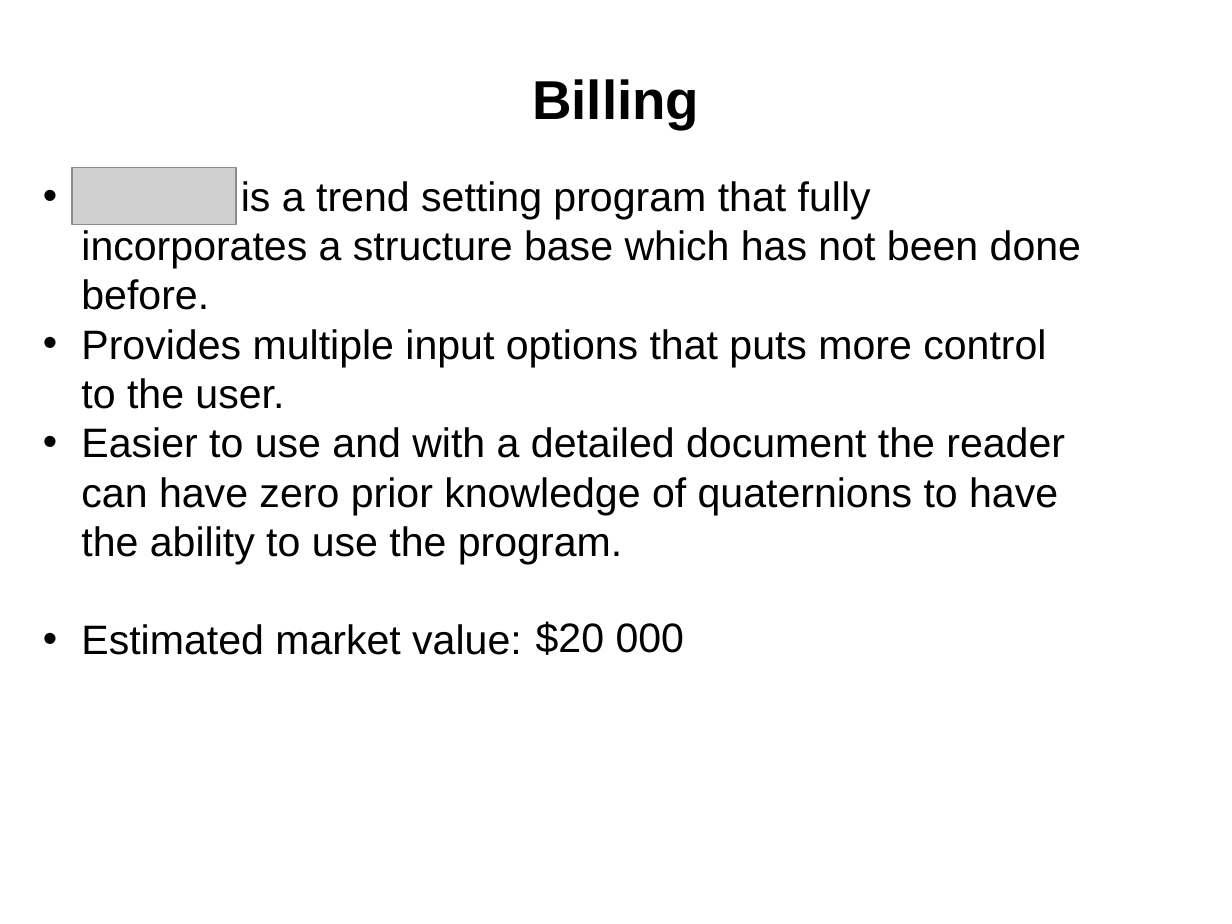
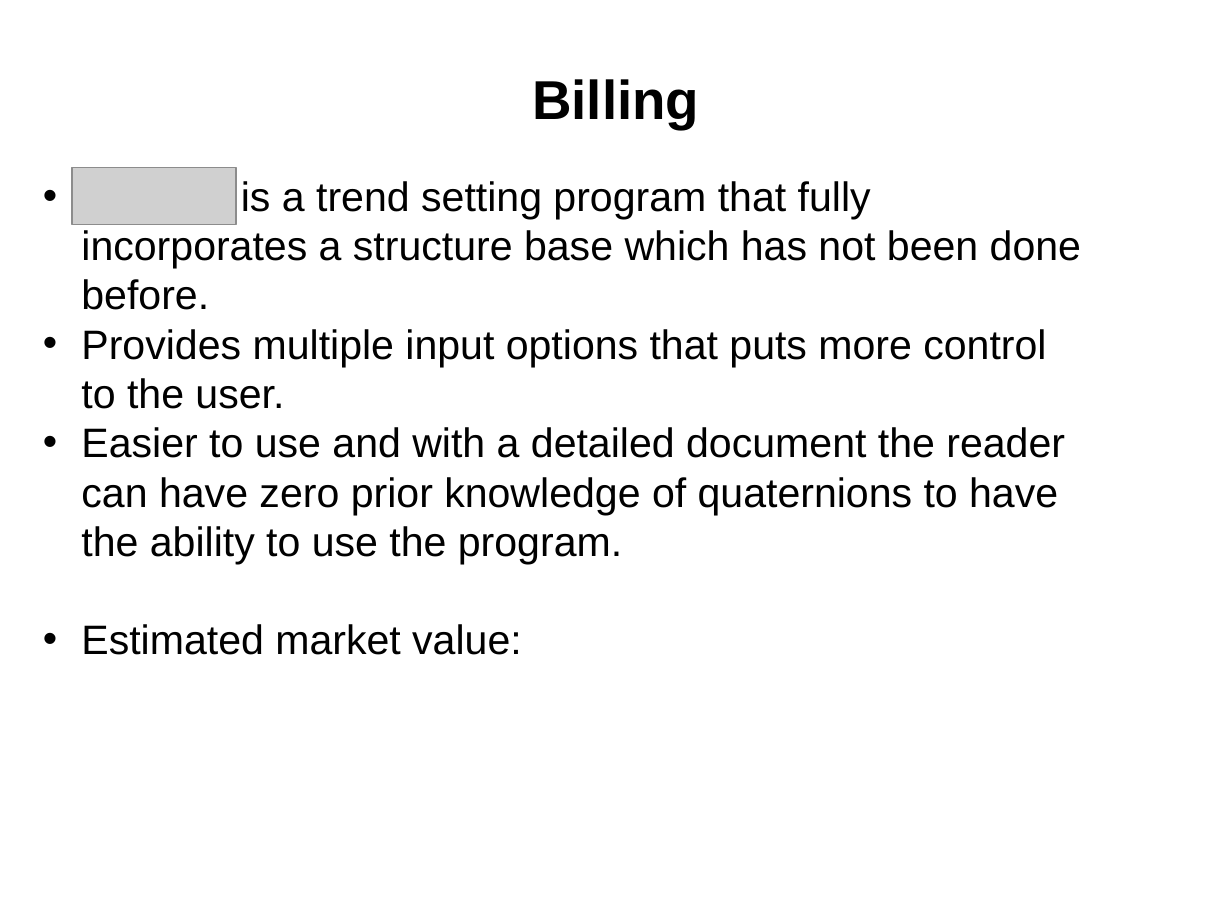
Before and after one commit to Bryan-Burkett/Quaternion, a slide deck: slide 8 of Quaternion Calculator - Final.pptx. Drawn at 1232x924 pixels with LibreOffice and Linux fonts; fonts in the diff are those of the drawing; grey boxes stand for pictures; background and template pictures are left out. Boxes give left, top, right and bottom in pixels: in the first picture for what was removed or moved away, otherwise in the second. Text is boxed around its words. In the diff, an @@ line names an element or a change of style, - is before the commit and + after.

Commit message:
Here you go

```diff
--- a/Quaternion Calculator - Final.pptx
+++ b/Quaternion Calculator - Final.pptx
@@ text removed at (536,621,685,655) @@
-$20 000
```
